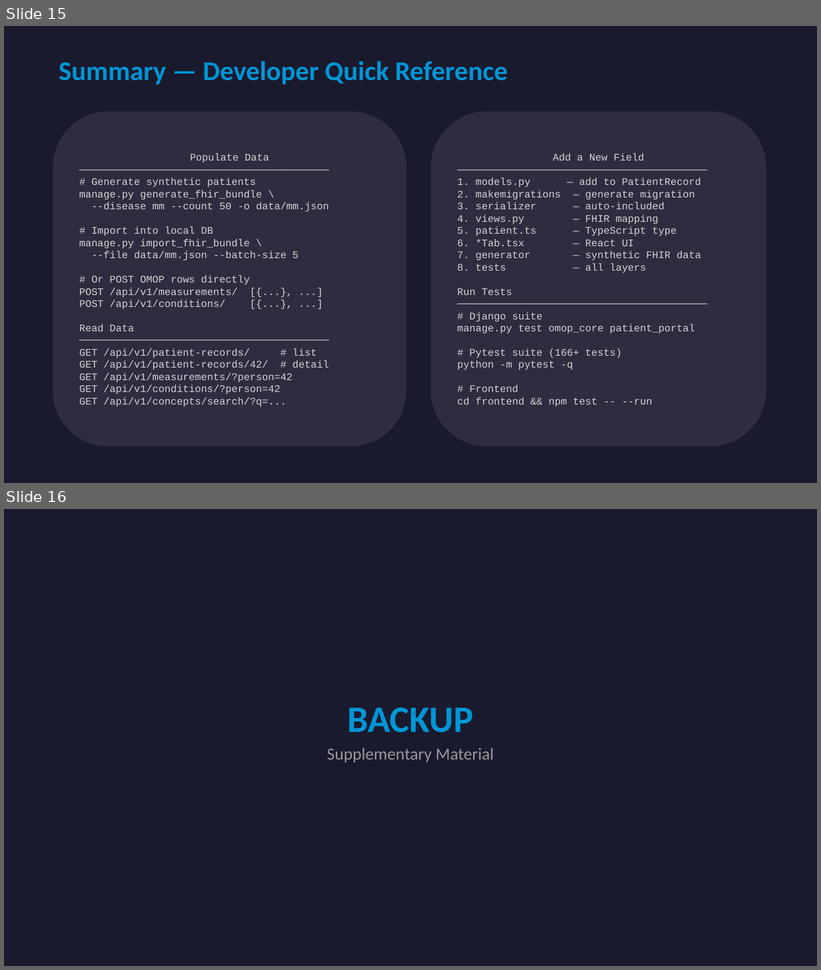
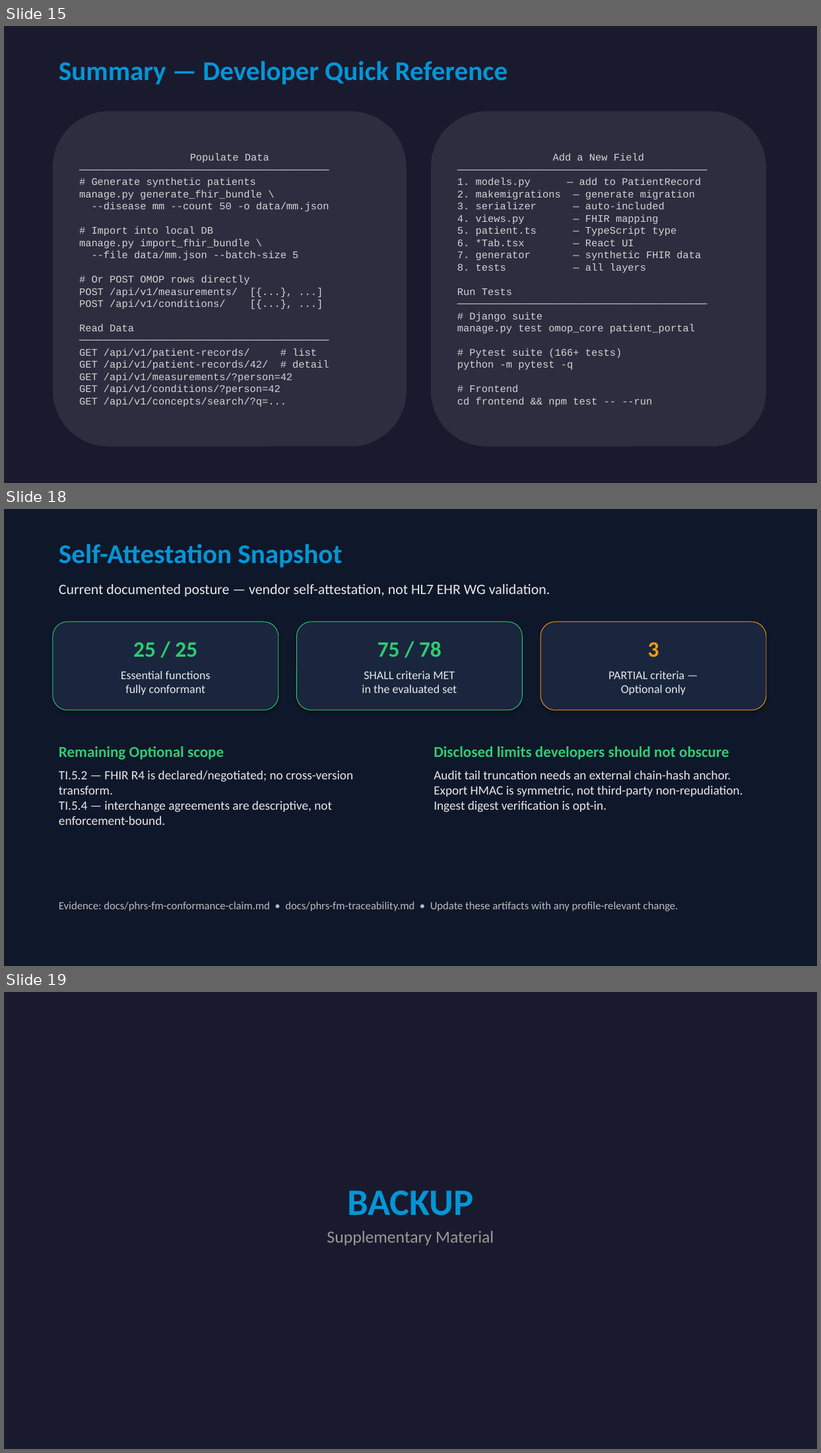
Before and after one commit to healthkey-ai/promop, a slide deck: PRomop_Developer_Guide.pptx. Shown one above the other, each under a label of ours: slides 15 and 16 before the commit, slides 15, 18 and 19 after it; the slides between them are not shown. The pictures are 821x970 and 821x1453 pixels, drawn with LibreOffice and Linux fonts; fonts in the diff are those of the drawing. Boxes give left, top, right and bottom in pixels: in the first picture for what was removed or moved away, otherwise in the second. Text is boxed around its words. In the diff, an @@ line names an element or a change of style, - is before the commit and + after.

Commit message:
docs: add PHR-S FM oncology profile guide slides

```diff
--- a/PRomop_Developer_Guide.pptx
+++ b/PRomop_Developer_Guide.pptx
@@ slide 18 added at (4,509,817,966), background #0F172A @@
@@ text added at (59,544,342,568), 32 pt, text #0096D6, bold @@
+Self-Attestation Snapshot
@@ text added at (59,584,550,597), 17 pt, text #E8E8E8 @@
+Current documented posture — vendor self-attestation, not HL7 EHR WG validation.
@@ rounded rectangle added at (53,622,279,710), fill #19263D, outline #2ECC71 0.75 pt @@
@@ rounded rectangle added at (297,622,523,710), fill #19263D, outline #2ECC71 0.75 pt @@
@@ rounded rectangle added at (541,622,766,710), fill #19263D, outline #F39C12 0.75 pt @@
@@ text added at (133,642,197,657), 26 pt, text #2ECC71, bold @@
+25 / 25
@@ text added at (378,642,442,657), 26 pt, text #2ECC71, bold @@
+75 / 78
@@ text added at (648,642,659,657), 26 pt, text #F39C12, bold @@
+3
@@ text added at (121,671,211,695), 14 pt, text #E8E8E8 @@
+Essential functions
+fully conformant
@@ text added at (362,671,457,693), 14 pt, text #E8E8E8 @@
+SHALL criteria MET
+in the evaluated set
@@ text added at (609,671,686,695), 14 pt, text #E8E8E8 @@
+PARTIAL criteria —
+Optional only
@@ text added at (59,747,224,760), 18 pt, text #2ECC71, bold @@
+Remaining Optional scope
@@ text added at (434,747,729,760), 18 pt, text #2ECC71, bold @@
+Disclosed limits developers should not obscure
@@ text added at (59,770,353,813), 15 pt, text #E8E8E8 @@
+TI.5.2 — FHIR R4 is declared/negotiated; no cross-version transform.
+TI.5.4 — interchange agreements are descriptive, not enforcement-bound.
@@ text added at (434,770,743,813), 15 pt, text #E8E8E8 @@
+Audit tail truncation needs an external chain-hash anchor. Export HMAC is symmetric, not third-party non-repudiation. Ingest digest verification is opt-in.
@@ text added at (59,902,679,912), 13 pt, text #BBBBBB @@
+Evidence: docs/phrs-fm-conformance-claim.md • docs/phrs-fm-traceability.md • Update these artifacts with any profile-relevant change.
@@ what was slide 16 is now slide 19 @@
```
Also in this commit, not shown: 2 other slides added.
